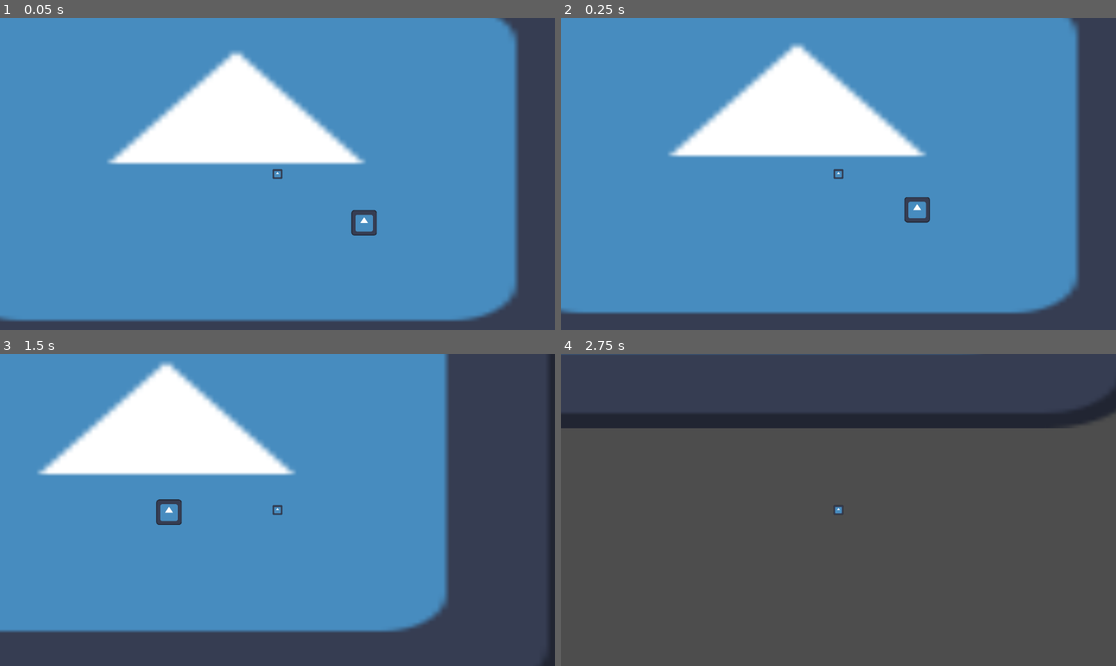
Above: before the commit, frames 1-4 (two rows, left to right).
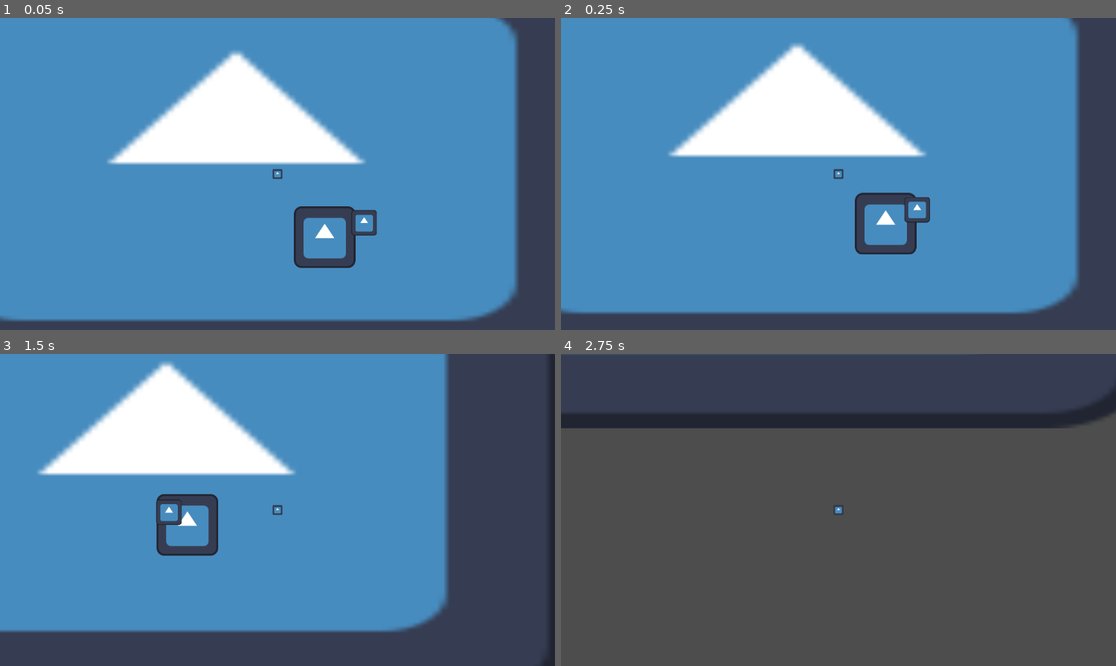
Above: after the commit, the same moments.

Repository: MstrMinecrafter/CSC486B-Prototype
Game: Godot game, scene res://root.tscn
Same seed, same stepped clock (60 frames per second), same inputs: the game is played once before the commit and once after it. The engine's default icon, where the game draws it, is replaced by a stand-in: a white triangle on a blue panel in a dark square.
Inputs:
- Up to frame 1 (0.05 s): no input
- Up to frame 2 (0.25 s): no input
- Up to frame 3 (1.5 s): tap Enter (ui_accept) at 0.5, 0.77 s; hold Right (ui_right) from 0.53 s (still down)
- Up to frame 4 (2.75 s): tap Enter (ui_accept) at 1.52 s; release Right (ui_right) at 2.03 s; hold Left (ui_left) from 2.03 s (still down)

The runs differ from the first frame. In frame 1, 1.2% of the frame differs, in the area x 52-65%, y 60-81%; in frame 2, 1.2%; in frame 3, 1.1%; in frame 4, nothing differs.

Commit message:
Added colour changing

Diff:
--- a/csc-486b-prototype/02_Levels/Level.tscn
+++ b/csc-486b-prototype/02_Levels/Level.tscn
@@ -4,6 +4,7 @@
 [ext_resource type="Texture2D" uid="uid://d4h1pa8wv1lel" path="res://icon.svg" id="2_q4iis"]
 [ext_resource type="PackedScene" uid="uid://iw0usquwya8u" path="res://03_Environment/wall.tscn" id="3_m3clv"]
 [ext_resource type="PackedScene" uid="uid://rrgylns62haf" path="res://04_Animals/Player.tscn" id="4_mxnmf"]
+[ext_resource type="PackedScene" uid="uid://crdkquu7ql5gk" path="res://03_Environment/colour_changer.tscn" id="4_p25ue"]
 [ext_resource type="PackedScene" uid="uid://d18ljrvjjr1gc" path="res://03_Environment/obstacle.tscn" id="5_4eo0i"]
 [ext_resource type="PackedScene" uid="uid://drbv26fbcjkxy" path="res://04_Animals/kitten.tscn" id="6_33871"]
 [ext_resource type="PackedScene" uid="uid://dngyig0abd1sr" path="res://04_Animals/Enemy.tscn" id="7_c5kom"]
@@ -33,6 +34,10 @@
 position = Vector2(-319, 127)
 scale = Vector2(5.7857203, 5.1468544)
 
+[node name="ColourChanger" parent="Midground" unique_id=648904756 instance=ExtResource("4_p25ue")]
+position = Vector2(269, 206)
+colour = "red"
+
 [node name="Foreground" type="Node" parent="." unique_id=1828279886]
 
 [node name="Player" parent="Foreground" unique_id=2083418740 instance=ExtResource("4_mxnmf")]
--- /dev/null
+++ b/csc-486b-prototype/03_Environment/colour_changer.gd
@@ -0,0 +1,4 @@
+extends Node2D
+class_name ColourChanger
+
+@export var colour: String
--- /dev/null
+++ b/csc-486b-prototype/03_Environment/colour_changer.tscn
@@ -0,0 +1,20 @@
+[gd_scene format=3 uid="uid://crdkquu7ql5gk"]
+
+[ext_resource type="Script" uid="uid://bnr5klr8twmmm" path="res://03_Environment/colour_changer.gd" id="1_duat1"]
+[ext_resource type="Texture2D" uid="uid://d4h1pa8wv1lel" path="res://icon.svg" id="1_pm0gf"]
+
+[sub_resource type="RectangleShape2D" id="RectangleShape2D_65sm4"]
+size = Vector2(129, 129)
+
+[node name="ColourChanger" type="Node2D" unique_id=648904756]
+script = ExtResource("1_duat1")
+colour = "black"
+
+[node name="Sprite2D" type="Sprite2D" parent="." unique_id=399779297]
+texture = ExtResource("1_pm0gf")
+
+[node name="Area2D" type="Area2D" parent="." unique_id=1687648718]
+
+[node name="CollisionShape2D" type="CollisionShape2D" parent="Area2D" unique_id=2144504628]
+position = Vector2(-0.5, -0.5)
+shape = SubResource("RectangleShape2D_65sm4")
--- a/csc-486b-prototype/04_Animals/Enemy.tscn
+++ b/csc-486b-prototype/04_Animals/Enemy.tscn
@@ -17,6 +17,7 @@
 [node name="Enemy" type="Node2D" unique_id=855378465]
 script = ExtResource("1_le3yn")
 speed = 100.0
+flying = true
 
 [node name="Patrol" type="Path2D" parent="." unique_id=863664364]
 curve = SubResource("Curve2D_ph0r0")
--- a/csc-486b-prototype/04_Animals/enemy.gd
+++ b/csc-486b-prototype/04_Animals/enemy.gd
@@ -16,8 +16,9 @@
 func detect_player():
 	var overlapping_areas = detection_area.get_overlapping_areas()
 	for overlapping_area in overlapping_areas:
-		if overlapping_area.get_parent() is Player:
-			target = overlapping_area.get_parent()
+		var overlap_parent = overlapping_area.get_parent()
+		if overlap_parent is Player and not overlap_parent.blending_in:
+			target = overlap_parent
 			on_path = false
 			return
 	target = null
--- a/csc-486b-prototype/04_Animals/player.gd
+++ b/csc-486b-prototype/04_Animals/player.gd
@@ -7,26 +7,29 @@
 @onready var wall_blend_area = $WallBlendArea
 
 var colour = "black"
+var blending_in = false
 
 func update(delta: float):
 	move(delta)
 	detect_overlaps()
 
 func detect_overlaps():
+	blending_in = false
 	var overlapping_areas = wall_blend_area.get_overlapping_areas()
 	for overlapping_area in overlapping_areas:
-		if overlapping_area.get_parent() is Wall and overlapping_area.get_parent().colour == colour:
-			print("hello")
-		if overlapping_area.name == "Body" and overlapping_area.get_parent() is Enemy:
+		var overlap_parent = overlapping_area.get_parent()
+		if overlap_parent is Wall and overlap_parent.colour == colour:
+			blending_in = true
+		if overlapping_area.name == "Body" and overlap_parent is Enemy:
 			var root = get_tree().root.get_node("Root") as Root #kind of a hacky way of handling death but whatever
 			root.change_level(root.level_index)
+		if overlap_parent is ColourChanger:
+			colour = overlap_parent.colour
 
 func move(delta: float) -> void:
-	# Add the gravity.
 	if not is_on_floor():
 		velocity += get_gravity() * delta
 
-	# Handle jump.
 	if (Input.is_action_just_pressed("ui_accept") or Input.is_action_just_pressed("ui_up")) and is_on_floor():
 		velocity.y = -JUMP_VELOCITY
 
Not shown, added: csc-486b-prototype/03_Environment/colour_changer.gd.uid
